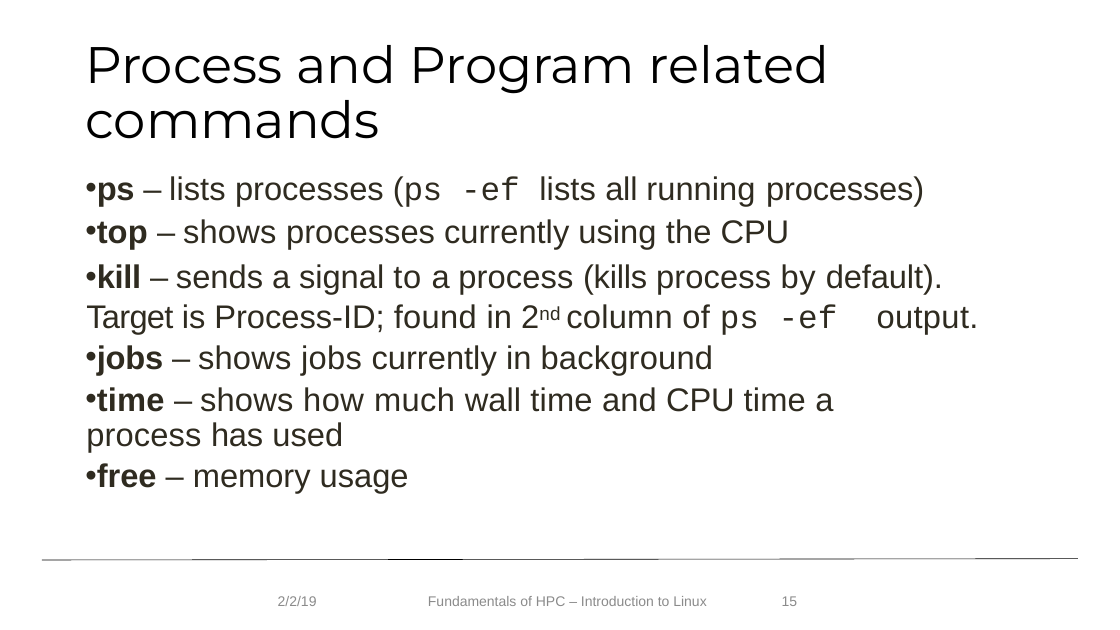
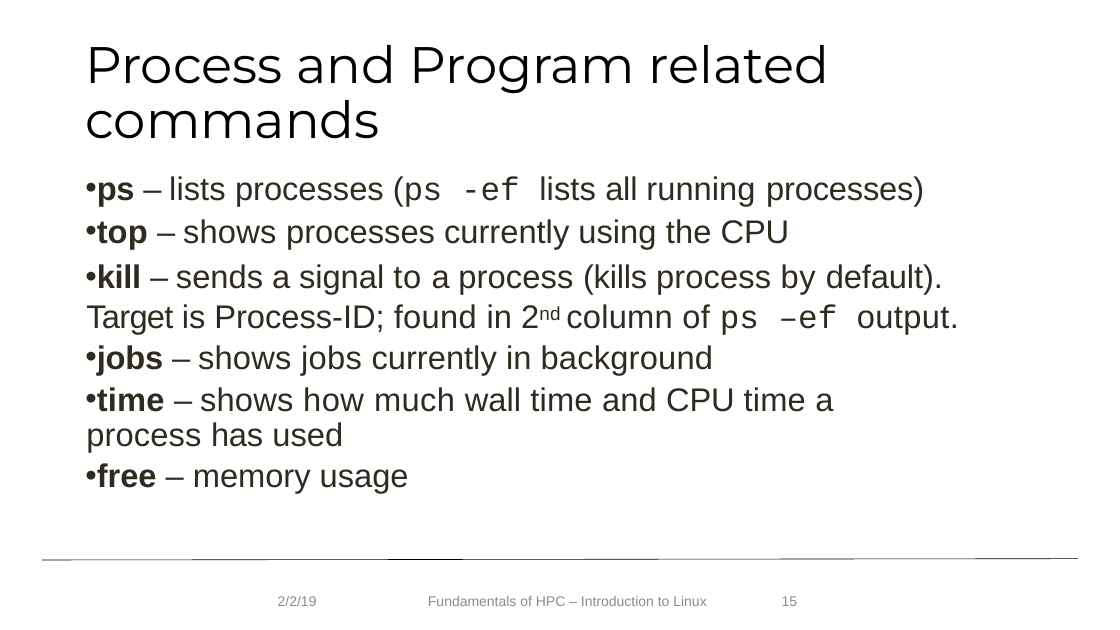
Before and after one commit to f1k4/Fundamentals_HPC_Spring_2019, a slide deck: slide 15 of IntroLinuxHPC19_spring_v2.pptx. Drawn at 1120x630 pixels with LibreOffice and Linux fonts; fonts in the diff are those of the drawing; background and template pictures are left out. Boxes give left, top, right and bottom in pixels: in the first picture for what was removed or moved away, otherwise in the second. Text is boxed around its words. In the diff, an @@ line names an element or a change of style, - is before the commit and + after.

```diff
--- a/IntroLinuxHPC19_spring_v2.pptx
+++ b/IntroLinuxHPC19_spring_v2.pptx
@@ text at bbox=[86, 264, 959, 335]: text changed @@
-• kill – sends a signal to a process (kills process by default). Target is Process-ID; found in 2nd column of ps -ef output.
+• kill – sends a signal to a process (kills process by default). Target is Process-ID; found in 2nd column of ps –ef output.
```
Also in this commit, not shown: 26 other slides changed, 7 other files.
